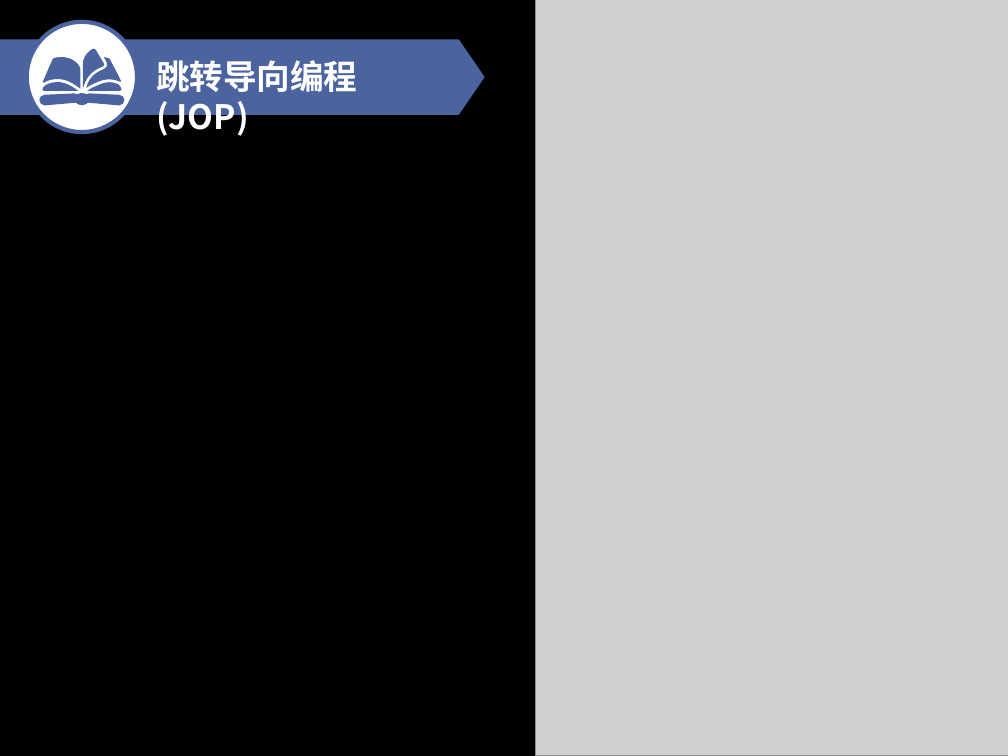
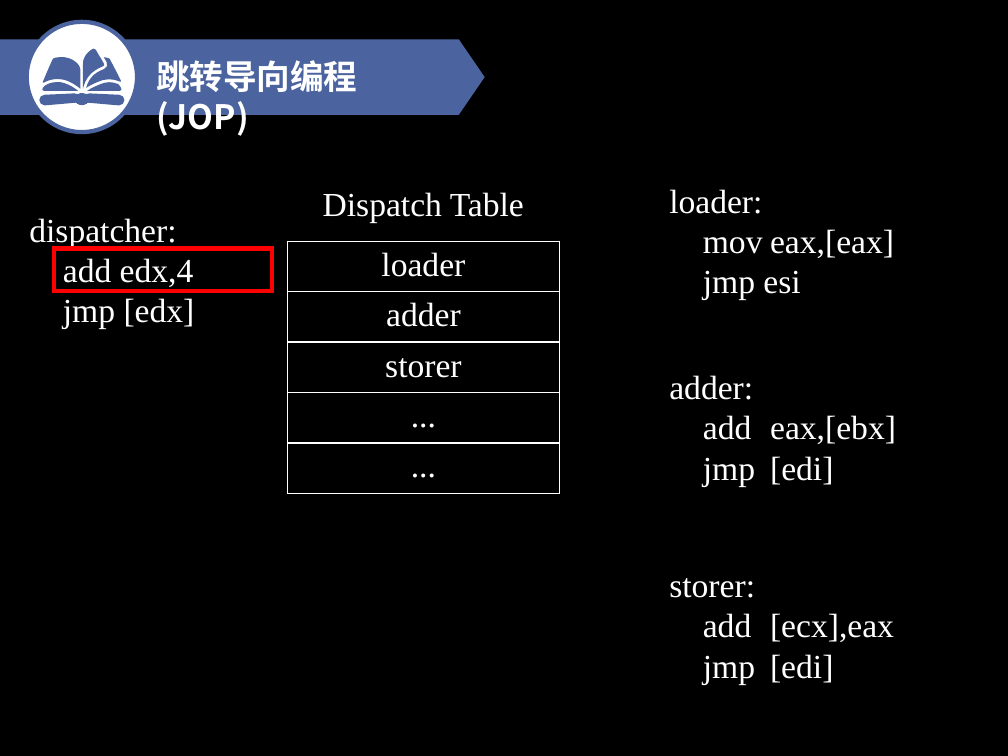
Before and after one commit to TaQini/XOP, a slide deck: slide 126 of 大便.pptx. Drawn at 1008x756 pixels with LibreOffice and Linux fonts; fonts in the diff are those of the drawing; grey boxes stand for pictures. Boxes give left, top, right and bottom in pixels: in the first picture for what was removed or moved away, otherwise in the second. Text is boxed around its words. In the diff, an @@ line names an element or a change of style, - is before the commit and + after.

```diff
--- a/大便.pptx
+++ b/大便.pptx
@@ picture removed at (536,0,1008,755) @@
@@ text added at (323,192,524,223), 24 pt, text #FFFFFF @@
+Dispatch Table
@@ text added at (669,189,894,300), 24 pt, text #FFFFFF @@
+loader:
+mov eax,[eax]
+jmp esi
@@ text added at (29,218,195,329), 24 pt, text #FFFFFF @@
+dispatcher:
+add edx,4
+jmp [edx]
@@ rectangle added at (54,249,272,291), outline #FF0000 3 pt @@
@@ table added at (287,241,559,468), 5 rows, 1 columns @@
+loader
+adder
+storer
+...
+...
@@ text added at (669,375,896,486), 24 pt, text #FFFFFF @@
+adder:
+add eax,[ebx]
+jmp [edi]
@@ text added at (669,578,894,684), 24 pt, text #FFFFFF @@
+storer:
+add [ecx],eax
+jmp [edi]
```
Also in this commit, not shown: 3 other slides changed, 29 slides added, 1 slide removed, 1 other file.
